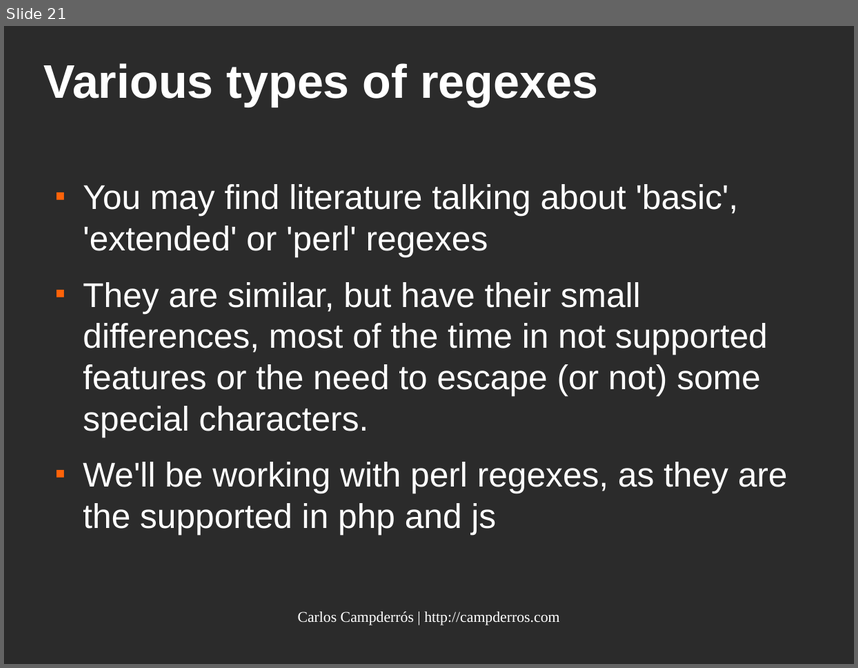
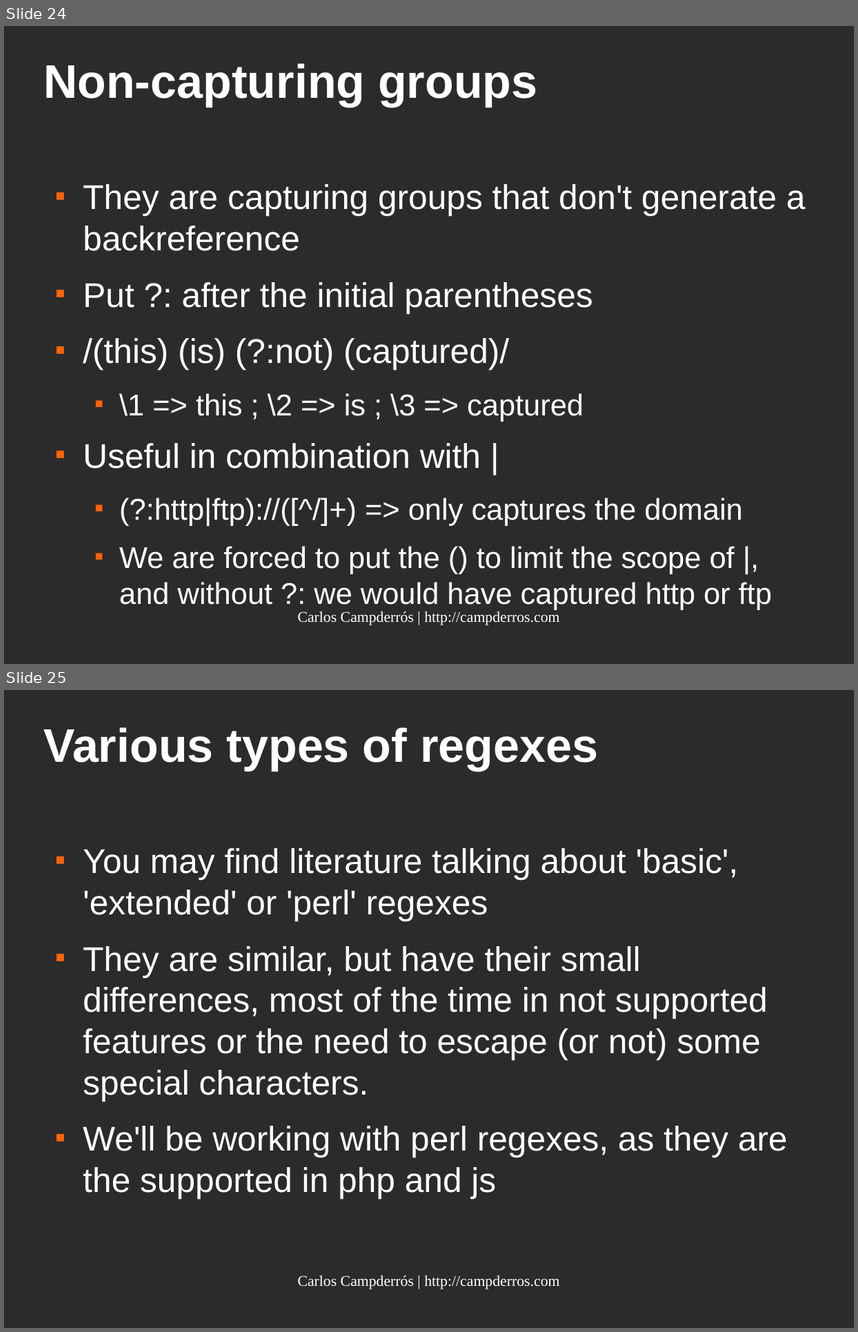
Before and after one commit to kampde/phpRegexTest, a slide deck: regular_expressions.odp. Shown one above the other, each under a label of ours: slide 21 before the commit, slides 24 and 25 after it. The pictures are 858x668 and 858x1332 pixels, drawn with LibreOffice and Linux fonts; fonts in the diff are those of the drawing; background and template pictures are left out; a plain dark background stands for a picture behind light text. Boxes give left, top, right and bottom in pixels: in the first picture for what was removed or moved away, otherwise in the second. Text is boxed around its words. In the diff, an @@ line names an element or a change of style, - is before the commit and + after.

```diff
--- a/regular_expressions.odp
+++ b/regular_expressions.odp
@@ slide 24 added at <box>4,26,854,664</box>, background picture (left out) @@
@@ title added at <box>43,63,537,107</box>, 44 pt, text #FFFFFF, bold @@
+Non-capturing groups
@@ text added at <box>83,184,806,610</box>, 28 pt, text #FFFFFF @@
+■ They are capturing groups that don't generate a backreference
+■ Put ?: after the initial parentheses
+■ /(this) (is) (?:not) (captured)/
+  ■ \1 => this ; \2 => is ; \3 => captured
+■ Useful in combination with |
+  ■ (?:http|ftp)://([^/]+) => only captures the domain
+  ■ We are forced to put the () to limit the scope of |, and without ?: we would have captured http or ftp
@@ text added at <box>298,611,559,625</box>, 14 pt, text #FFFFFF @@
+Carlos Campderrós | http://campderros.com
@@ what was slide 21 is now slide 25 @@
```
Also in this commit, not shown: 1 slide changed, 7 other slides added.
